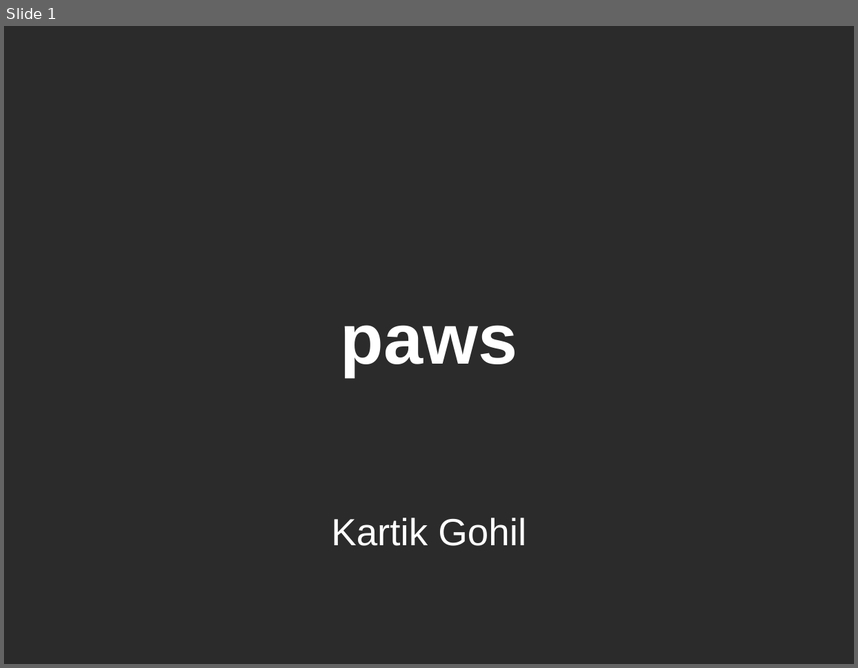
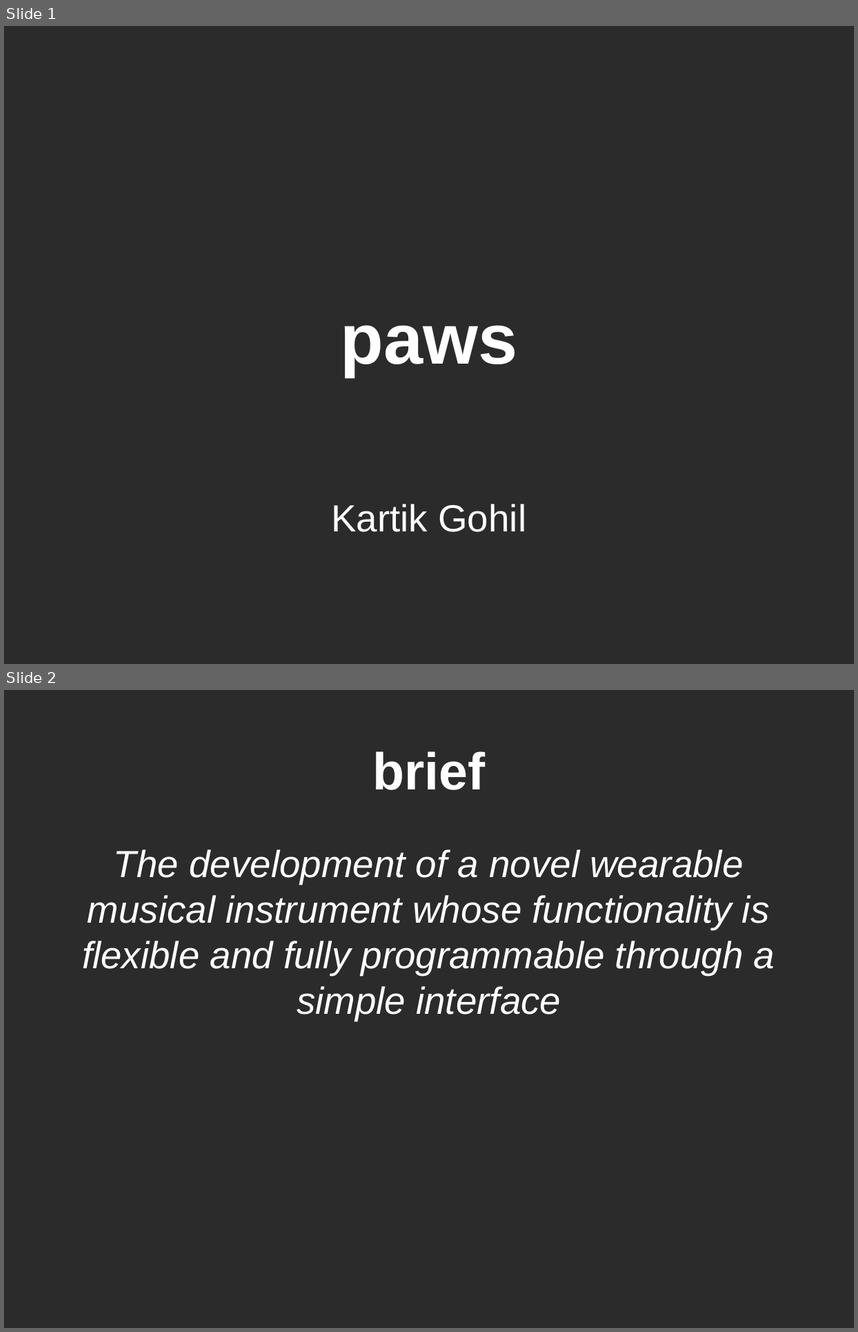
Before and after one commit to kartikg33/imp_fyp_2015, a slide deck: Docs/Presentation/PAWS_presentation.pptx. Shown one above the other, each under a label of ours: slide 1 before the commit, slides 1 and 2 after it. The pictures are 858x668 and 858x1332 pixels, drawn with LibreOffice and Linux fonts; fonts in the diff are those of the drawing; background and template pictures are left out; a plain dark background stands for a picture behind light text. Boxes give left, top, right and bottom in pixels: in the first picture for what was removed or moved away, otherwise in the second. Text is boxed around its words. In the diff, an @@ line names an element or a change of style, - is before the commit and + after.

```diff
--- a/Docs/Presentation/PAWS_presentation.pptx
+++ b/Docs/Presentation/PAWS_presentation.pptx
@@ slide 2 added at [4,690,854,1328], background picture (left out) @@
@@ title added at [372,751,485,790], 44 pt, text #FFFFFF, bold @@
+brief
@@ text added at [82,849,775,1021], 32 pt, text #FFFFFF, italic @@
+The development of a novel wearable musical instrument whose functionality is flexible and fully programmable through a simple interface
@@ slide 1 changed as well @@
@@ subtitle "Kartik Gohil": place and size @@
-subtitle "Kartik Gohil" at [331,517,526,546]
+subtitle "Kartik Gohil" at [331,503,526,532]
```
Also in this commit, not shown: 27 other slides added, 1 slide removed.
